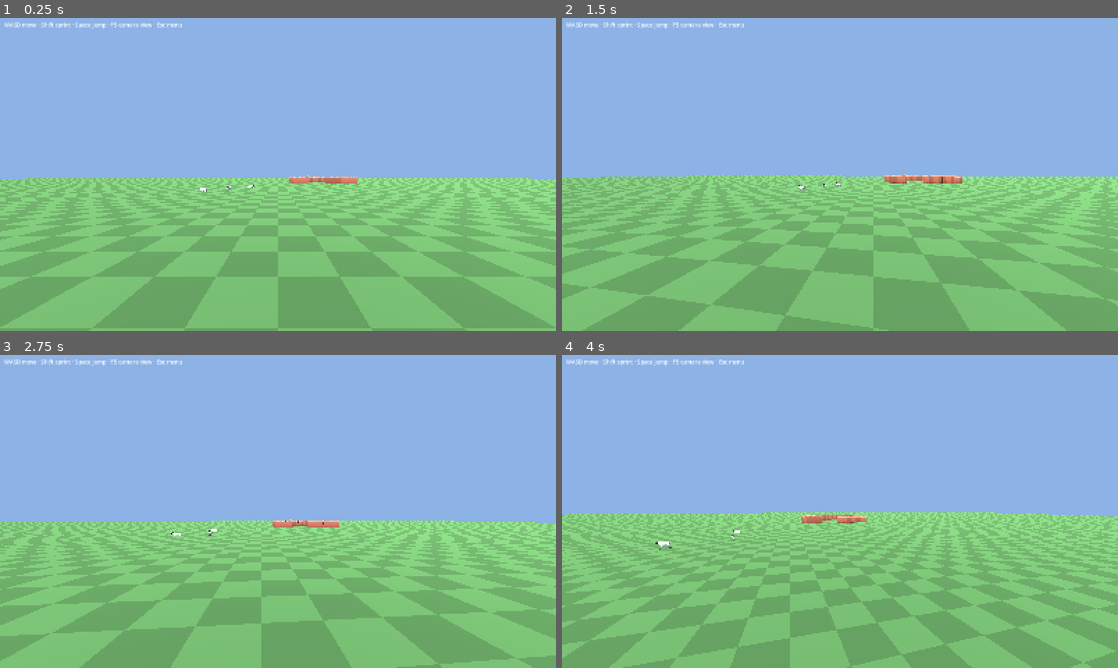
Above: before the commit, frames 1-4 (two rows, left to right).
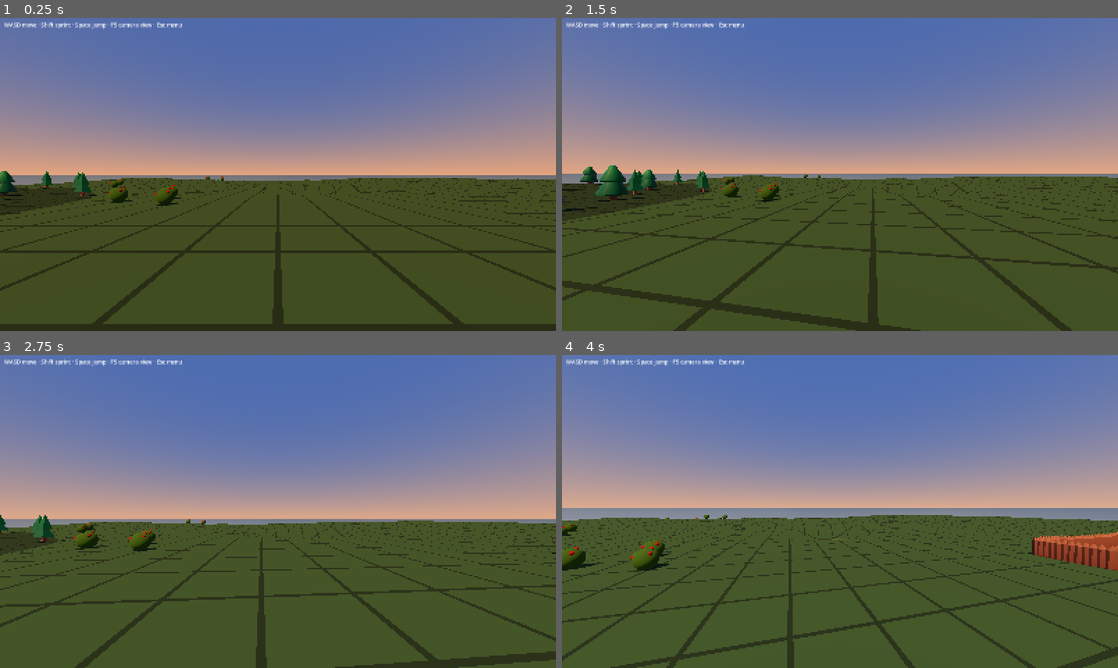
Above: after the commit, the same moments.

Repository: forsman5/sitka
Game: Godot game, scene res://scenes/on_foot/on_foot.tscn
Two runs of this game, one before a commit and one after it. Both use one fixed random seed, a clock stepped at 60 frames per second and the inputs below. This scene is started directly instead of the project's main scene.
Inputs (mouse positions are in pixels of both pictures, inside the frame that each line leads up to):
- Up to frame 1 (0.25 s): no input
- Up to frame 2 (1.5 s): tap Enter at 0.5 s; move the mouse to (867, 174) at 0.52 s; hold Q 0.53-1.28 s; hold Up (ui_up) from 0.53 s (still down); click (867, 174) at 0.67 s; tap Space at 0.77 s; move the mouse to (812, 174) at 1.27 s; tap E at 1.35 s; click (812, 174) at 1.42 s
- Up to frame 3 (2.75 s): keep holding Up (ui_up); tap Space at 1.52 s; move the mouse to (289, 505) at 2.02 s; hold Alt from 2.03 s (still down); click (289, 505) at 2.17 s
- Up to frame 4 (4 s): keep holding Up (ui_up); tap Space at 2.75, 3.02, 3.77 s; move the mouse to (834, 517) at 2.77 s; release Alt at 2.78 s; tap Shift at 2.85 s; click (834, 517) at 2.92 s; move the mouse to (878, 514) at 3.52 s; tap F at 3.6 s; click (878, 514) at 3.67 s

The runs differ from the first frame. In frame 1, 100% of the frame differs, in the area x 0-100%, y 0-100%; in frame 2, 100%; in frame 3, 100%; in frame 4, 100%.

Commit message:
On Foot: walk the main RTS island with forest, bushes and day/night cycle
Replaces the flat plane with the RTS island: same HeightmapTerrain and default
MapConfig, ForestManager and BushManager (prewarmed, still spawning over time),
and the RTS DayNightCycle script, plus a procedural sky that follows it. Pen and
flock now sit on the terrain; sheep avoid water; a shore barrier keeps players on
the island. Managers gain a prewarm() method; no other RTS behaviour changes.

Co-Authored-By: Claude Sonnet 5.5 <noreply@anthropic.com>

Diff:
--- a/scripts/on_foot/on_foot_player.gd
+++ b/scripts/on_foot/on_foot_player.gd
@@ -80,9 +80,17 @@
 var _gravity: float
 var _character: Dictionary
 
+## Where to put the player back if they ever fall out of the world.
+var spawn_point: Vector3 = Vector3.ZERO
+@export var fall_limit: float = -8.0
+
 func _ready() -> void:
 	_character = CHARACTERS[selected_character]
 	add_to_group("on_foot_player")
+	# The island terrain lives on layer 2 (the RTS uses it for click picking).
+	collision_mask = 1 | 2
+	# Stay glued to rolling terrain instead of going briefly airborne on slopes.
+	floor_snap_length = 0.5
 	walk_speed = _character["walk_speed"]
 	sprint_speed = _character["sprint_speed"]
 	jump_height = _character["jump_height"]
@@ -151,6 +159,10 @@
 	_arm.rotation.y = PI if mode == CameraMode.THIRD_FRONT else 0.0
 
 func _physics_process(delta: float) -> void:
+	if global_position.y < fall_limit:
+		global_position = spawn_point
+		velocity = Vector3.ZERO
+
 	var on_floor := is_on_floor()
 
 	# Landing dip, scaled by impact speed.
--- a/scripts/on_foot/on_foot_sheep.gd
+++ b/scripts/on_foot/on_foot_sheep.gd
@@ -14,6 +14,7 @@
 var _model: Node3D
 var _anim: AnimationPlayer
 var _player: Node3D
+var _terrain: Node = null
 var _gravity: float
 var _wander_dir := Vector3.ZERO
 var _state_left: float = 0.0
@@ -23,6 +24,8 @@
 
 func _ready() -> void:
 	add_to_group("on_foot_sheep")
+	collision_mask = 1 | 2  # World objects plus the island terrain (layer 2).
+	_terrain = get_tree().get_first_node_in_group("heightmap_terrain")
 	_gravity = ProjectSettings.get_setting("physics/3d/default_gravity", 9.8)
 
 	var shape := CapsuleShape3D.new()
@@ -68,6 +71,11 @@
 		else:
 			speed = 0.0
 
+	if desired != Vector3.ZERO:
+		desired = _avoid_water(desired)
+		if desired == Vector3.ZERO:
+			speed = 0.0
+
 	var target := desired * speed
 	var horiz := Vector3(velocity.x, 0.0, velocity.z).move_toward(target, accel * delta)
 	velocity.x = horiz.x
@@ -79,6 +87,19 @@
 
 	move_and_slide()
 	_face_and_animate(delta, horiz)
+
+## Sheep won't walk into the sea or pond: if the way ahead is water, swing
+## toward the nearest dry heading (or stop if boxed in).
+func _avoid_water(dir: Vector3) -> Vector3:
+	if _terrain == null:
+		return dir
+	const MIN_LAND_HEIGHT := 0.6
+	for deg in [0.0, 40.0, -40.0, 80.0, -80.0, 130.0, -130.0]:
+		var d := dir.rotated(Vector3.UP, deg_to_rad(deg))
+		var ahead := global_position + d * 2.0
+		if _terrain.get_height(ahead.x, ahead.z) >= MIN_LAND_HEIGHT:
+			return d
+	return Vector3.ZERO
 
 ## Direction away from the player (blended away from the arena edge), or zero if
 ## the player is far enough away that this sheep is calm.
--- a/scripts/on_foot/on_foot_world.gd
+++ b/scripts/on_foot/on_foot_world.gd
@@ -1,25 +1,54 @@
 extends Node3D
-## Blank test plane for first-person movement tuning.
-
-const PLANE_SIZE := 200.0
+## First-person view of the main RTS island: the same heightmap terrain (default
+## MapConfig, so the same island), forest and berry-bush managers, and day/night
+## cycle -- minus the RTS-only machinery (capital placement, selection, nav baking).
+
+## Must load first: resource nodes reference Island, and Island preloads resource
+## scenes, so the script load order has to start from Island, as in the RTS world.
+const _ISLAND_SCRIPT := preload("res://scripts/world/world.gd")
+const TERRAIN_SCENE := preload("res://scenes/world/heightmap_terrain.tscn")
+const FOREST_MANAGER := preload("res://scripts/world/forest_manager.gd")
+const BUSH_MANAGER := preload("res://scripts/world/bush_manager.gd")
+const DAY_NIGHT_CYCLE := preload("res://scripts/world/day_night_cycle.gd")
+
+## Established forest / bushes at start; the managers keep spawning more over time.
+const INITIAL_TREES := 60
+const INITIAL_BUSH_CLUSTERS := 12
+## Morning light, as in the RTS start (0.25 = dawn).
+const START_TIME_OF_DAY := 0.3
 
 ## Esc often releases mouse capture itself (browser pointer lock, embedded game
 ## window) before the game sees a key press, so a lost capture also opens the menu.
 const ESC_DEBOUNCE_MSEC := 250
 
+# [time, sky_top, horizon] -- same time keys as day_night_cycle.gd.
+const _SKY_KEYS := [
+	[0.00, Color(0.01, 0.01, 0.05), Color(0.04, 0.05, 0.12)],
+	[0.25, Color(0.30, 0.38, 0.62), Color(0.95, 0.60, 0.38)],
+	[0.50, Color(0.28, 0.52, 0.88), Color(0.68, 0.80, 0.92)],
+	[0.75, Color(0.30, 0.30, 0.55), Color(0.95, 0.50, 0.25)],
+	[1.00, Color(0.01, 0.01, 0.05), Color(0.04, 0.05, 0.12)],
+]
+
 var _pause_layer: CanvasLayer
 var _auto_paused_at: int = -ESC_DEBOUNCE_MSEC
+var _terrain: Node
+var _sky_mat: ProceduralSkyMaterial
 
 func _ready() -> void:
-	_build_ground()
+	GameState.time_of_day = START_TIME_OF_DAY
+	_build_environment()
+	_build_island()
+
+	var spawn := _ground_point(Vector2.ZERO)
+	var player := OnFootPlayer.new()
+	player.name = "Player"
+	player.spawn_point = spawn + Vector3(0, 0.5, 0)
+	player.position = player.spawn_point
+	add_child(player)
+
 	_spawn_pen()
 	_spawn_flock()
-	_build_environment()
-
-	var player := OnFootPlayer.new()
-	player.name = "Player"
-	player.position = Vector3(0, 0.1, 0)
-	add_child(player)
 
 	var hint := Label.new()
 	hint.text = "WASD move · Shift sprint · Space jump · F5 camera view · Esc menu"
@@ -29,6 +58,12 @@
 	add_child(layer)
 	_build_pause_menu()
 
+func _process(_delta: float) -> void:
+	_update_sky(GameState.time_of_day)
+	if not get_tree().paused and Input.mouse_mode != Input.MOUSE_MODE_CAPTURED:
+		_auto_paused_at = Time.get_ticks_msec()
+		_set_paused(true)
+
 func _build_pause_menu() -> void:
 	_pause_layer = CanvasLayer.new()
 	_pause_layer.layer = 20
@@ -65,11 +100,6 @@
 	quit.text = "Main Menu"
 	quit.pressed.connect(_to_main_menu)
 	box.add_child(quit)
-
-func _process(_delta: float) -> void:
-	if not get_tree().paused and Input.mouse_mode != Input.MOUSE_MODE_CAPTURED:
-		_auto_paused_at = Time.get_ticks_msec()
-		_set_paused(true)
 
 func _unhandled_input(event: InputEvent) -> void:
 	if event is InputEventKey and event.pressed and not event.echo and event.physical_keycode == KEY_ESCAPE:
@@ -88,65 +118,122 @@
 	get_tree().paused = false
 	get_tree().change_scene_to_file("res://scenes/ui/main_menu.tscn")
 
-## Open-gated pen ahead of the flock, with its gate side facing the spawn point.
+## Terrain-height point under an XZ position.
+func _ground_point(xz: Vector2) -> Vector3:
+	return Vector3(xz.x, _terrain.get_height(xz.x, xz.y), xz.y)
+
+func _build_island() -> void:
+	_terrain = TERRAIN_SCENE.instantiate()
+	add_child(_terrain)  # Generates the island from the default MapConfig in _ready.
+
+	var water := MeshInstance3D.new()
+	var plane := PlaneMesh.new()
+	plane.size = Vector2(3000, 3000)
+	water.mesh = plane
+	var mat := StandardMaterial3D.new()
+	mat.albedo_color = Color(0.15, 0.38, 0.65)
+	mat.roughness = 0.05
+	water.material_override = mat
+	water.name = "WaterPlane"
+	add_child(water)
+
+	_build_shore_barrier()
+
+	# Same managers the RTS island runs: trees in the western forest, berry
+	# bush clusters spreading across the west of the island. They add their
+	# resource nodes as children of this node and keep spawning over time.
+	var forest := Node.new()
+	forest.name = "ForestManager"
+	forest.set_script(FOREST_MANAGER)
+	add_child(forest)
+	var bushes := Node.new()
+	bushes.name = "BushManager"
+	bushes.set_script(BUSH_MANAGER)
+	add_child(bushes)
+	forest.prewarm(INITIAL_TREES)
+	bushes.prewarm(INITIAL_BUSH_CLUSTERS)
+
+## Invisible wall ring at the waterline so nobody wades out to the edge of the
+## terrain collider and falls off the world.
+func _build_shore_barrier() -> void:
+	var cfg: MapConfig = _terrain.map_config
+	var radius := cfg.island_radius - cfg.shore_width * 0.5
+	var segments := 36
+	var seg_len := TAU * radius / segments + 0.6
+	var body := StaticBody3D.new()
+	body.name = "ShoreBarrier"
+	add_child(body)
+	for i in segments:
+		var a := TAU * i / segments
+		var col := CollisionShape3D.new()
+		var box := BoxShape3D.new()
+		box.size = Vector3(seg_len, 10.0, 1.0)
+		col.shape = box
+		col.position = Vector3(cos(a) * radius, 2.0, sin(a) * radius)
+		col.rotation.y = -(a + PI * 0.5)
+		body.add_child(col)
+
+## Open-gated pen on the flat ground east of the town, gate facing the spawn.
 func _spawn_pen() -> void:
 	var pen := SheepPen.new()
 	pen.name = "SheepPen"
-	pen.position = Vector3(8, 0, -36)
+	pen.position = _ground_point(Vector2(18, -2))
+	pen.rotation_degrees.y = -90.0
 	add_child(pen)
 
-## A small flock a short walk ahead of the spawn point.
+## A small flock a short walk from the spawn point.
 func _spawn_flock() -> void:
-	var center := Vector3(-6, 0, -18)
+	var center := Vector2(8, 14)
 	for i in randi_range(3, 5):
 		var sheep := OnFootSheep.new()
-		sheep.position = center + Vector3(randf_range(-3, 3), 0.1, randf_range(-3, 3))
+		var xz := center + Vector2(randf_range(-3, 3), randf_range(-3, 3))
+		sheep.position = _ground_point(xz) + Vector3(0, 0.3, 0)
 		sheep.rotation.y = randf() * TAU
 		add_child(sheep)
 
-func _build_ground() -> void:
-	var body := StaticBody3D.new()
-	var col := CollisionShape3D.new()
-	var box := BoxShape3D.new()
-	box.size = Vector3(PLANE_SIZE, 1.0, PLANE_SIZE)
-	col.shape = box
-	col.position.y = -0.5
-	body.add_child(col)
-
-	var mesh := MeshInstance3D.new()
-	var plane := PlaneMesh.new()
-	plane.size = Vector2(PLANE_SIZE, PLANE_SIZE)
-	mesh.mesh = plane
-	var mat := StandardMaterial3D.new()
-	mat.albedo_color = Color(0.32, 0.5, 0.28)
-	mat.uv1_scale = Vector3(PLANE_SIZE / 2.0, PLANE_SIZE / 2.0, 1)
-	mat.albedo_texture = _checker_texture()
-	mat.texture_filter = BaseMaterial3D.TEXTURE_FILTER_NEAREST_WITH_MIPMAPS_ANISOTROPIC
-	mesh.material_override = mat
-	body.add_child(mesh)
-	add_child(body)
-
-## Small checker so motion and speed are readable on an otherwise blank plane.
-func _checker_texture() -> ImageTexture:
-	var img := Image.create(2, 2, false, Image.FORMAT_RGB8)
-	img.set_pixel(0, 0, Color(1, 1, 1))
-	img.set_pixel(1, 1, Color(1, 1, 1))
-	img.set_pixel(1, 0, Color(0.85, 0.85, 0.85))
-	img.set_pixel(0, 1, Color(0.85, 0.85, 0.85))
-	return ImageTexture.create_from_image(img)
-
+## Light and ambient come from the RTS DayNightCycle (it needs siblings named
+## DirectionalLight3D and WorldEnvironment). Its flat grey sky colours are meant
+## for a top-down view, so the sky here is a real procedural sky that follows the
+## same time of day.
 func _build_environment() -> void:
 	var sun := DirectionalLight3D.new()
+	sun.name = "DirectionalLight3D"
 	sun.rotation_degrees = Vector3(-50, -30, 0)
 	sun.shadow_enabled = true
 	add_child(sun)
 
+	_sky_mat = ProceduralSkyMaterial.new()
+	var sky := Sky.new()
+	sky.sky_material = _sky_mat
 	var env := Environment.new()
-	env.background_mode = Environment.BG_COLOR
-	env.background_color = Color(0.55, 0.7, 0.9)
+	env.background_mode = Environment.BG_SKY
+	env.sky = sky
 	env.ambient_light_source = Environment.AMBIENT_SOURCE_COLOR
 	env.ambient_light_color = Color(0.7, 0.75, 0.85)
 	env.ambient_light_energy = 0.6
 	var we := WorldEnvironment.new()
+	we.name = "WorldEnvironment"
 	we.environment = env
 	add_child(we)
+
+	var cycle := Node.new()
+	cycle.name = "DayNightCycle"
+	cycle.set_script(DAY_NIGHT_CYCLE)
+	add_child(cycle)
+
+func _update_sky(t: float) -> void:
+	var a: Array = _SKY_KEYS[0]
+	var b: Array = _SKY_KEYS[1]
+	for i in range(_SKY_KEYS.size() - 1):
+		if t >= _SKY_KEYS[i][0] and t <= _SKY_KEYS[i + 1][0]:
+			a = _SKY_KEYS[i]
+			b = _SKY_KEYS[i + 1]
+			break
+	var span: float = b[0] - a[0]
+	var f: float = (t - a[0]) / span if span > 0.0 else 0.0
+	var top: Color = (a[1] as Color).lerp(b[1], f)
+	var horizon: Color = (a[2] as Color).lerp(b[2], f)
+	_sky_mat.sky_top_color = top
+	_sky_mat.sky_horizon_color = horizon
+	_sky_mat.ground_horizon_color = horizon
+	_sky_mat.ground_bottom_color = top * 0.4
--- a/scripts/on_foot/sheep_pen.gd
+++ b/scripts/on_foot/sheep_pen.gd
@@ -39,6 +39,11 @@
 		_add_segment(FENCE, Vector3(half_w, 0, z), 0.0)
 
 func _add_segment(scene: PackedScene, pos: Vector3, yaw_deg: float) -> void:
+	# Sit each segment on the ground beneath it, sunk a little to hide slope gaps.
+	var terrain := get_tree().get_first_node_in_group("heightmap_terrain")
+	if terrain != null:
+		var g := to_global(pos)
+		pos.y = terrain.get_height(g.x, g.z) - global_position.y - 0.1
 	var body := StaticBody3D.new()
 	body.position = pos
 	body.rotation_degrees.y = yaw_deg
--- a/scripts/world/bush_manager.gd
+++ b/scripts/world/bush_manager.gd
@@ -11,6 +11,12 @@
 
 func _ready() -> void:
 	_spawn_loop()
+
+## Spawn `clusters` bush clusters immediately so a scene can start with
+## established bushes instead of waiting for the spawn loop.
+func prewarm(clusters: int) -> void:
+	for _i in range(clusters):
+		_attempt_cluster()
 
 func _spawn_loop() -> void:
 	while is_inside_tree():
--- a/scripts/world/forest_manager.gd
+++ b/scripts/world/forest_manager.gd
@@ -8,6 +8,12 @@
 
 func _ready() -> void:
 	_spawn_loop()
+
+## Plant `count` trees immediately (some may fail placement) so a scene can
+## start with an established forest instead of waiting for the spawn loop.
+func prewarm(count: int) -> void:
+	for _i in range(count):
+		_attempt_spawn()
 
 func _spawn_loop() -> void:
 	while is_inside_tree():
